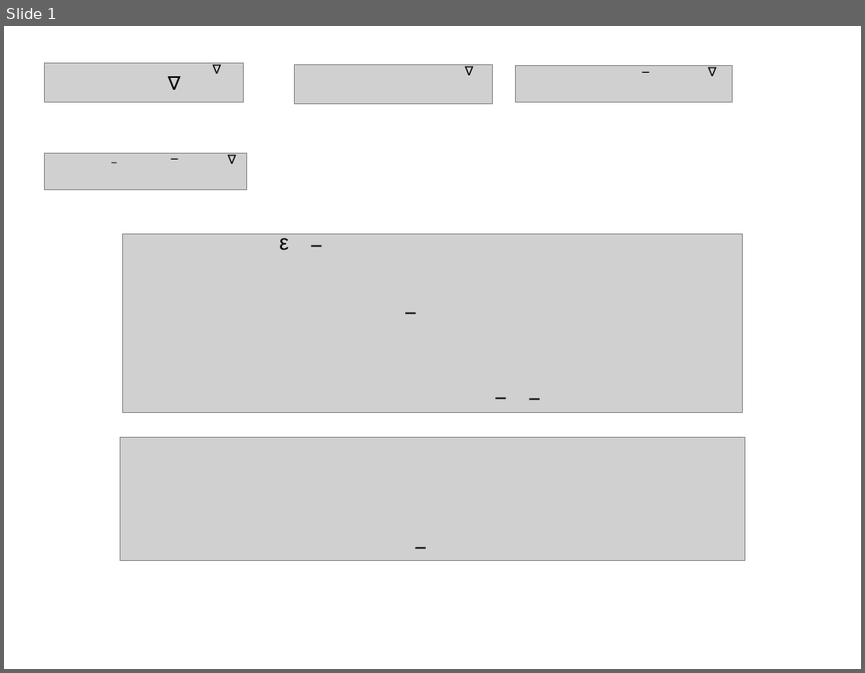
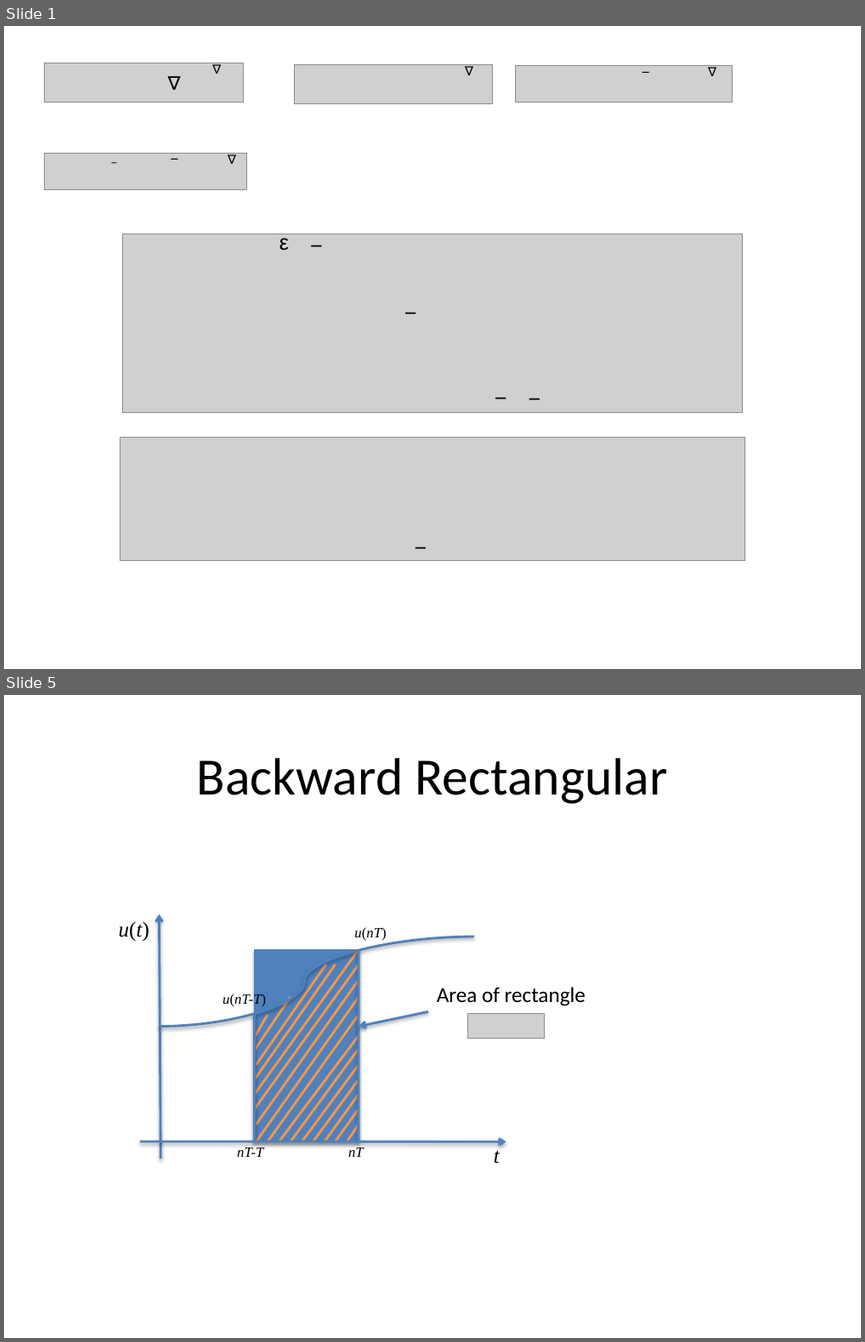
Before and after one commit to cpjobling/EGLM03-Resources, a slide deck: DigitalSystems/Lecture11/pictures/pictures-converted.pptx. Shown one above the other, each under a label of ours: slide 1 before the commit, slides 1 and 5 after it; the slides between them are not shown. The pictures are 865x673 and 865x1342 pixels, drawn with LibreOffice and Linux fonts; fonts in the diff are those of the drawing; grey boxes stand for pictures. Boxes give left, top, right and bottom in pixels: in the first picture for what was removed or moved away, otherwise in the second. Text is boxed around its words. In the diff, an @@ line names an element or a change of style, - is before the commit and + after.

```diff
--- a/DigitalSystems/Lecture11/pictures/pictures-converted.pptx
+++ b/DigitalSystems/Lecture11/pictures/pictures-converted.pptx
@@ slide 5 added at bbox=[4, 695, 861, 1338], background #FFFFFF @@
@@ title added at bbox=[197, 758, 667, 804], 44 pt, text #000000 @@
+Backward Rectangular
@@ group added at bbox=[119, 914, 585, 1163]: 18 lines, 7 texts, 3 arrows, 1 rectangle, 1 curved line, 1 picture @@
+u(t)
+t
+u(nT-T)
+nT-T
+nT
+u(nT)
+Area of rectangle
```
Also in this commit, not shown: 4 other slides added.
